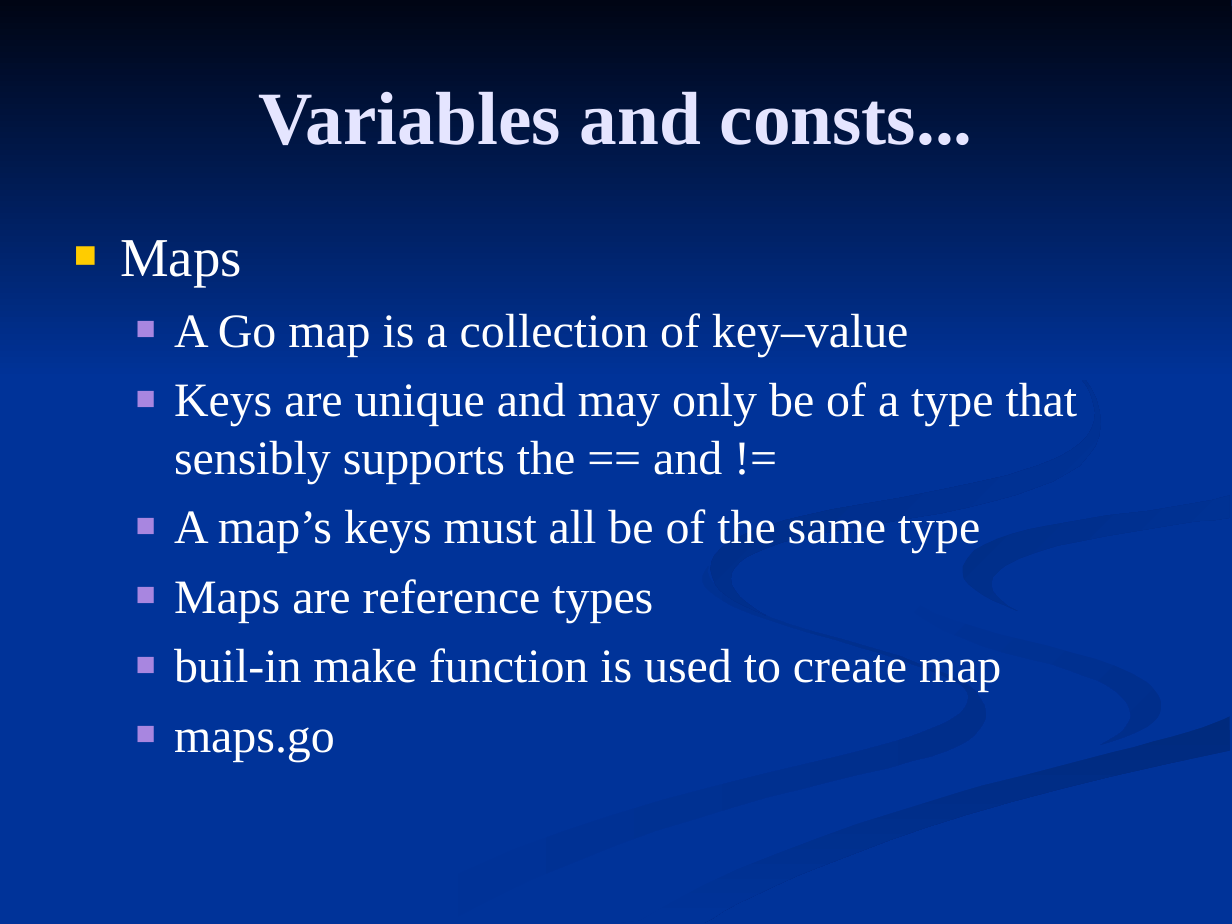
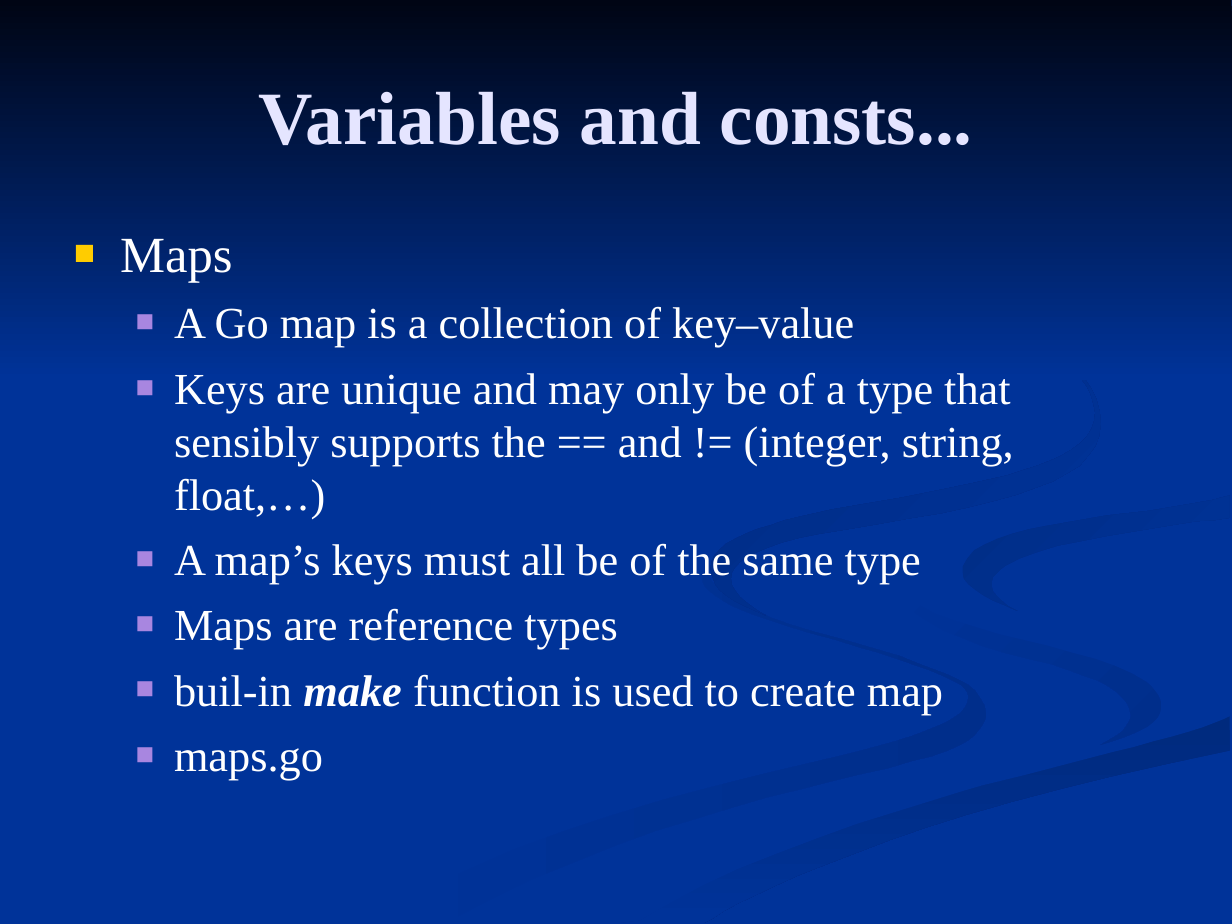
Before and after one commit to FrancoMelandri/GoLang, a slide deck: slide 15 of golang.ppt. Drawn at 1232x924 pixels with LibreOffice and Linux fonts; fonts in the diff are those of the drawing. Boxes give left, top, right and bottom in pixels: in the first picture for what was removed or moved away, otherwise in the second. Text is boxed around its words. In the diff, an @@ line names an element or a change of style, - is before the commit and + after.

```diff
--- a/golang.ppt
+++ b/golang.ppt
@@ text at <box>120,239,943,780</box>: size 32 to 29.6 pt in "Maps"; size 28 to 25.9 pt in "A Go map is a collection of ...", "A map’s keys must all be of ...", "Maps are reference types", "buil-in make function is used to create ..." and 1 more places; bold on, italic on in "make" @@
@@ text at <box>174,372,1014,519</box>: text changed; size 28 to 25.9 pt @@
-  ■ Keys are unique and may only be of a type that sensibly supports the == and !=
+  ■ Keys are unique and may only be of a type that sensibly supports the == and != (integer, string, float,…)
```
Also in this commit, not shown: 11 other slides changed, 2 slides added, 2 other files.
